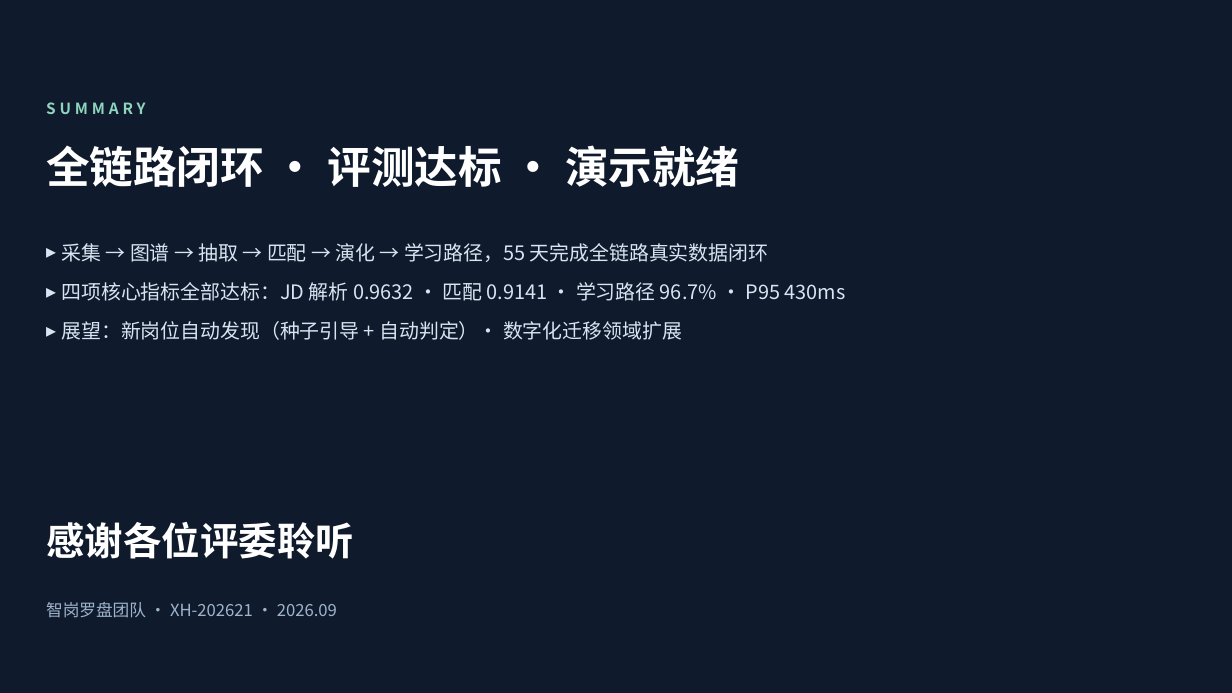
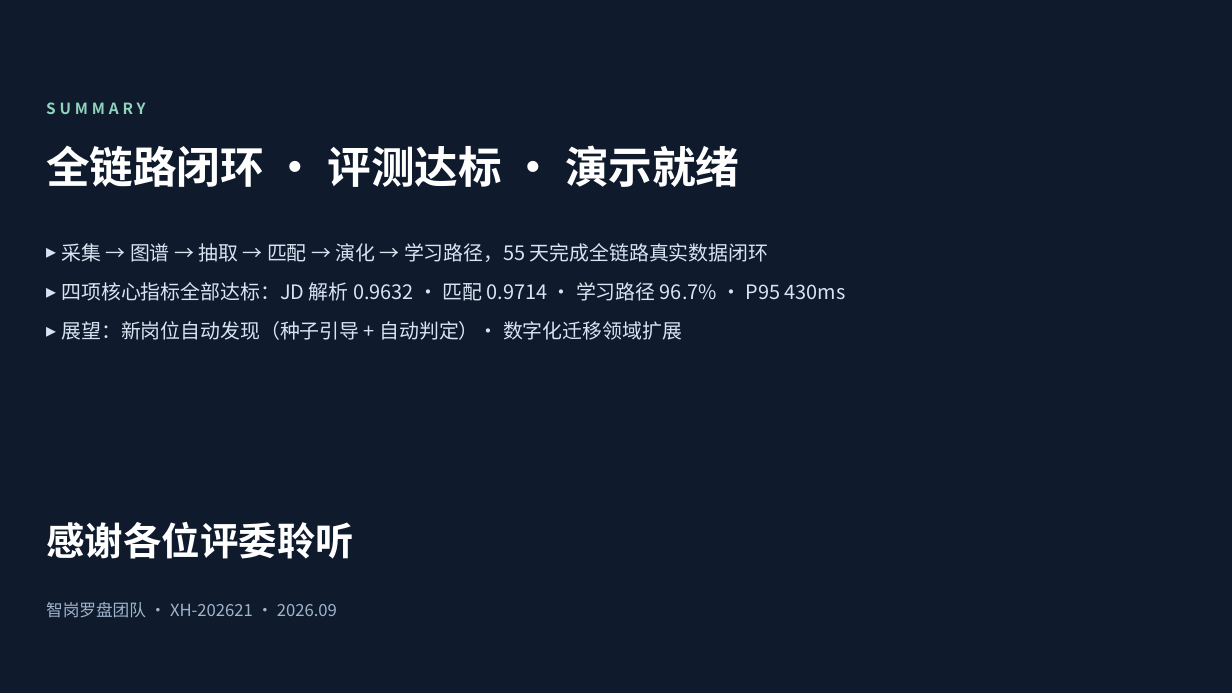
Before and after one commit to Sanksu/zhigang-compass, a slide deck: slide 20 of docs/m5/智岗罗盘_答辩PPT_终稿.pptx. Drawn at 1232x693 pixels with LibreOffice and Linux fonts; fonts in the diff are those of the drawing; background and template pictures are left out. Boxes give left, top, right and bottom in pixels: in the first picture for what was removed or moved away, otherwise in the second. Text is boxed around its words. In the diff, an @@ line names an element or a change of style, - is before the commit and + after.

```diff
--- a/docs/m5/智岗罗盘_答辩PPT_终稿.pptx
+++ b/docs/m5/智岗罗盘_答辩PPT_终稿.pptx
@@ text at (62, 282, 846, 301): text changed @@
-▸ 四项核心指标全部达标：JD 解析 0.9632 · 匹配 0.9141 · 学习路径 96.7% · P95 430ms
+▸ 四项核心指标全部达标：JD 解析 0.9632 · 匹配 0.9714 · 学习路径 96.7% · P95 430ms
```
Also in this commit, not shown: 4 other slides changed, 1 other file.
